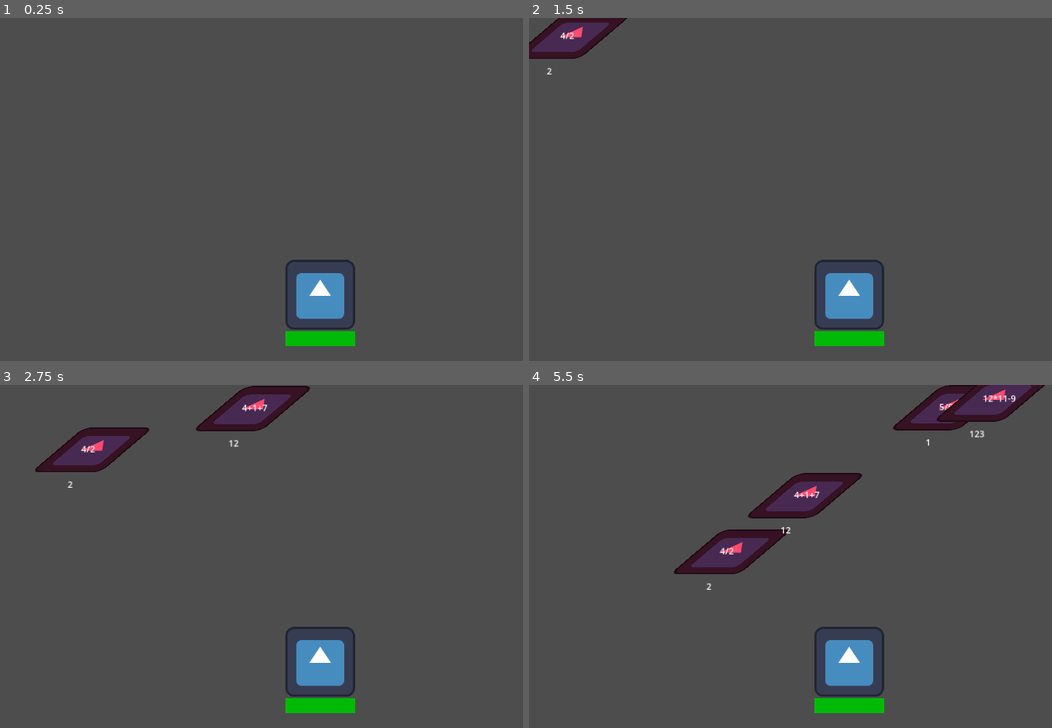
Above: before the commit, frames 1-4 (two rows, left to right).
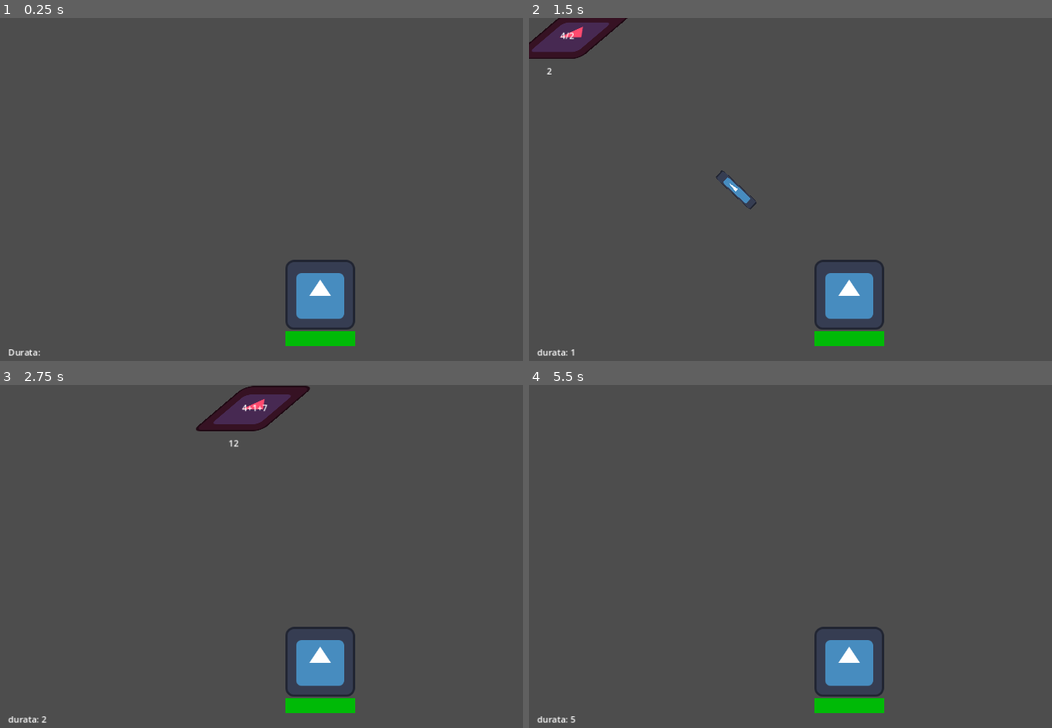
Above: after the commit, the same moments.

Repository: StefanoGavatta/MatematicaLanParty
Game: Godot game, scene res://world/world.tscn
The game is run twice, just before and just after one commit, with the same random seed, the same clock (stepped at 60 frames per second) and the same inputs. The engine's default icon, where the game draws it, is replaced by a stand-in: a white triangle on a blue panel in a dark square.
Inputs:
- Up to frame 1 (0.25 s): no input
- Up to frame 2 (1.5 s): tap Enter at 0.5 s
- Up to frame 3 (2.75 s): no input
- Up to frame 4 (5.5 s): no input

The runs differ from the first frame. In frame 1, less than 0.1% of the frame differs, in the area x 1-8%, y 96-99%; in frame 2, 0.2%; in frame 3, 1.8%; in frame 4, 6.0%, in the area x 1-99%, y 0-99%.

Commit message:
aggiunta durata debug

Diff:
--- a/CPU/ai.gd
+++ b/CPU/ai.gd
@@ -13,6 +13,7 @@
 
 @onready var cavalieri: Node = $"../GeneratoreDiCavalieri/Cavalieri"
 
+var can_shoot:bool = true
 func _ready() -> void:
 	if enable:
 		timer.wait_time = FireRate
@@ -20,8 +21,11 @@
 
 
 func _on_timer_timeout() -> void:
+	can_shoot = true
 	fire()
 
+
 func fire():
-	if cavalieri.get_child_count() > 0:
+	if cavalieri.get_child_count() > 0 && can_shoot:
 		input.text = str(cavalieri.get_child(0).risultato)
+		can_shoot = false
--- a/Cavalieri/cavaliere.tscn
+++ b/Cavalieri/cavaliere.tscn
@@ -33,10 +33,3 @@
 offset_top = 52.0
 offset_right = -5.0
 offset_bottom = 75.0
-
-[node name="Difficoltà" type="Label" parent="."]
-offset_left = 18.0
-offset_top = -71.0
-offset_right = 58.0
-offset_bottom = -48.0
-theme_override_colors/font_color = Color(1, 0, 0, 1)
--- a/Cavalieri/genera_espressione.gd
+++ b/Cavalieri/genera_espressione.gd
@@ -89,10 +89,14 @@
 			var divisore = calcolati[indice+1]
 			var dividendo = calcolati[indice-1]
 
-			# se la divisione non
+			#se float ricalcoliamo restituendo zero perciò verrà ricreata per le regole
+			#messe in "verificaRisultato()"
 			if dividendo % divisore != 0:
 				return 0
 
+			#vengono presi i numeri 1 posizione avanti e una indietro al segno
+			#e vengono confrontate secondo quest'ultimo per poi venire utto rimosso
+			#e lasciato un solo valore
 			var numero = dividendo / divisore
 			calcolati.remove_at(indice+1)
 			calcolati.remove_at(indice)
@@ -101,6 +105,7 @@
 		else:
 			break
 
+	#calcoliamo il resto dei segni che non forniscono particolari problematiche
 	while "*" in calcolati:
 		var indice = calcolati.find("*")
 		if indice > 0 and indice < calcolati.size() - 1:
@@ -134,5 +139,5 @@
 				calcolati.insert(indice-1, numero)
 			else:
 				break
-
+	#ritorna l'unico numero rimasto nell'array
 	return calcolati[0] if calcolati.size() > 0 else 0
--- a/Cavalieri/generatore_di_cavalieri.gd
+++ b/Cavalieri/generatore_di_cavalieri.gd
@@ -3,11 +3,11 @@
 
 const meteora = preload("res://Cavalieri/cavaliere.tscn")
 @onready var timer: Timer = $Timer
-@export var minSpawn: int = 1
-@export var maxSpawn: int = 5
+@export var minSpawn: float = 1
+@export var maxSpawn: float = 5
 
 func selezioneWaitTime():#seleziona il tempo di spawn cavalieri
-	timer.wait_time = randi_range(minSpawn,maxSpawn)
+	timer.wait_time = randf_range(minSpawn,maxSpawn)
 
 func selezionaPosizione() -> Vector2:
 	return Vector2(randi_range(0,1168),0)
--- /dev/null
+++ b/DurataDebug/durata.gd
@@ -0,0 +1,8 @@
+extends Label
+
+var tempo: int = 0
+@onready var durata: Label = $"."
+
+func _on_timer_timeout() -> void:
+	tempo+=1
+	durata.text = "durata: "+str(tempo)
--- a/Objects/colpo.gd
+++ b/Objects/colpo.gd
@@ -7,10 +7,8 @@
 
 func _process(delta: float) -> void:
 	velocity = velocita * position.direction_to(direzione)
-
-	# Update rotation based on velocity direction
 	if velocity.length() > 0:
-		rotation = velocity.angle() + deg_to_rad(90)  # Add 90 degrees if you want to point upwards
+		rotation = velocity.angle() + deg_to_rad(90)
 
 	move_and_slide()
 
--- a/world/world.tscn
+++ b/world/world.tscn
@@ -6,6 +6,7 @@
 [ext_resource type="Script" path="res://Cavalieri/distruggi_cavalieri.gd" id="4_w7p5m"]
 [ext_resource type="Script" path="res://UI_GD/control.gd" id="5_cbnxs"]
 [ext_resource type="PackedScene" uid="uid://c022srp45gink" path="res://CPU/ai.tscn" id="6_6kvby"]
+[ext_resource type="Script" path="res://DurataDebug/durata.gd" id="7_7ip13"]
 
 [sub_resource type="StyleBoxFlat" id="StyleBoxFlat_snpet"]
 bg_color = Color(0.6, 0.6, 0.6, 0)
@@ -29,7 +30,7 @@
 position = Vector2(588, 508)
 
 [node name="GeneratoreDiCavalieri" parent="." instance=ExtResource("4_gn8x3")]
-maxSpawn = 2
+maxSpawn = 6.0
 
 [node name="Cavalieri" type="Node" parent="GeneratoreDiCavalieri"]
 
@@ -77,4 +78,18 @@
 horizontal_alignment = 1
 
 [node name="AI" parent="." instance=ExtResource("6_6kvby")]
-FireRate = 1.5
+enable = true
+FireRate = 3.0
+
+[node name="Durata" type="Label" parent="."]
+offset_left = 15.0
+offset_top = 602.0
+offset_right = 159.0
+offset_bottom = 632.0
+text = "Durata:"
+script = ExtResource("7_7ip13")
+
+[node name="Timer" type="Timer" parent="Durata"]
+autostart = true
+
+[connection signal="timeout" from="Durata/Timer" to="Durata" method="_on_timer_timeout"]
Not shown: 1 places in world/world.tscn that only renumber resources
